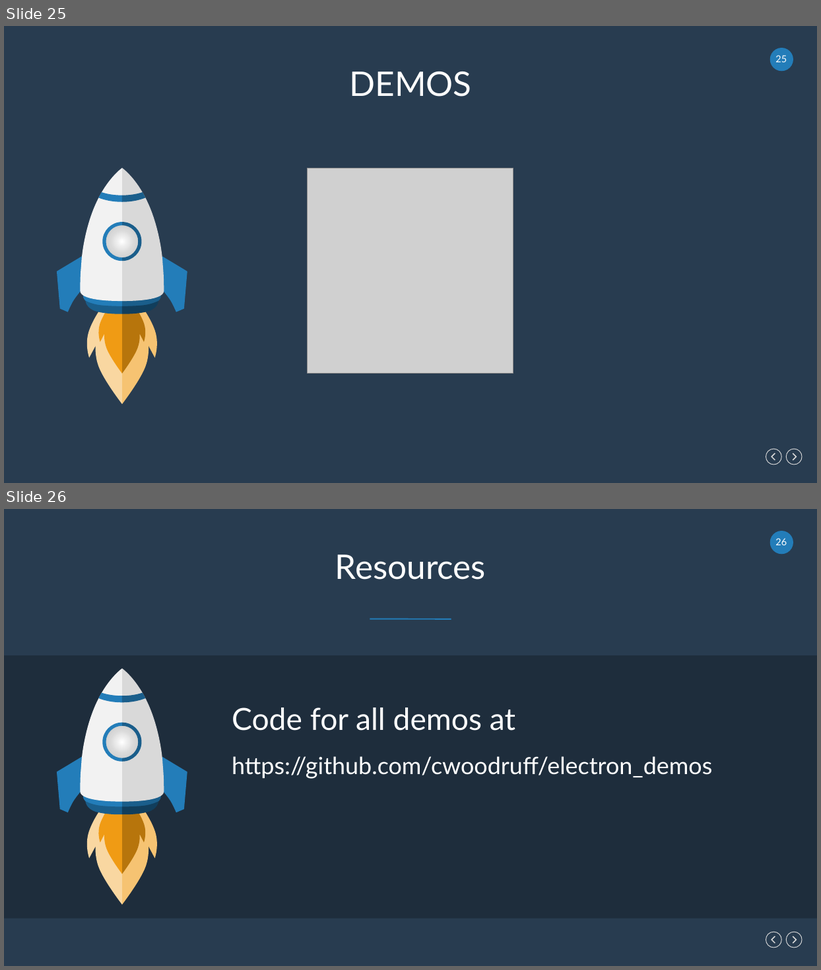
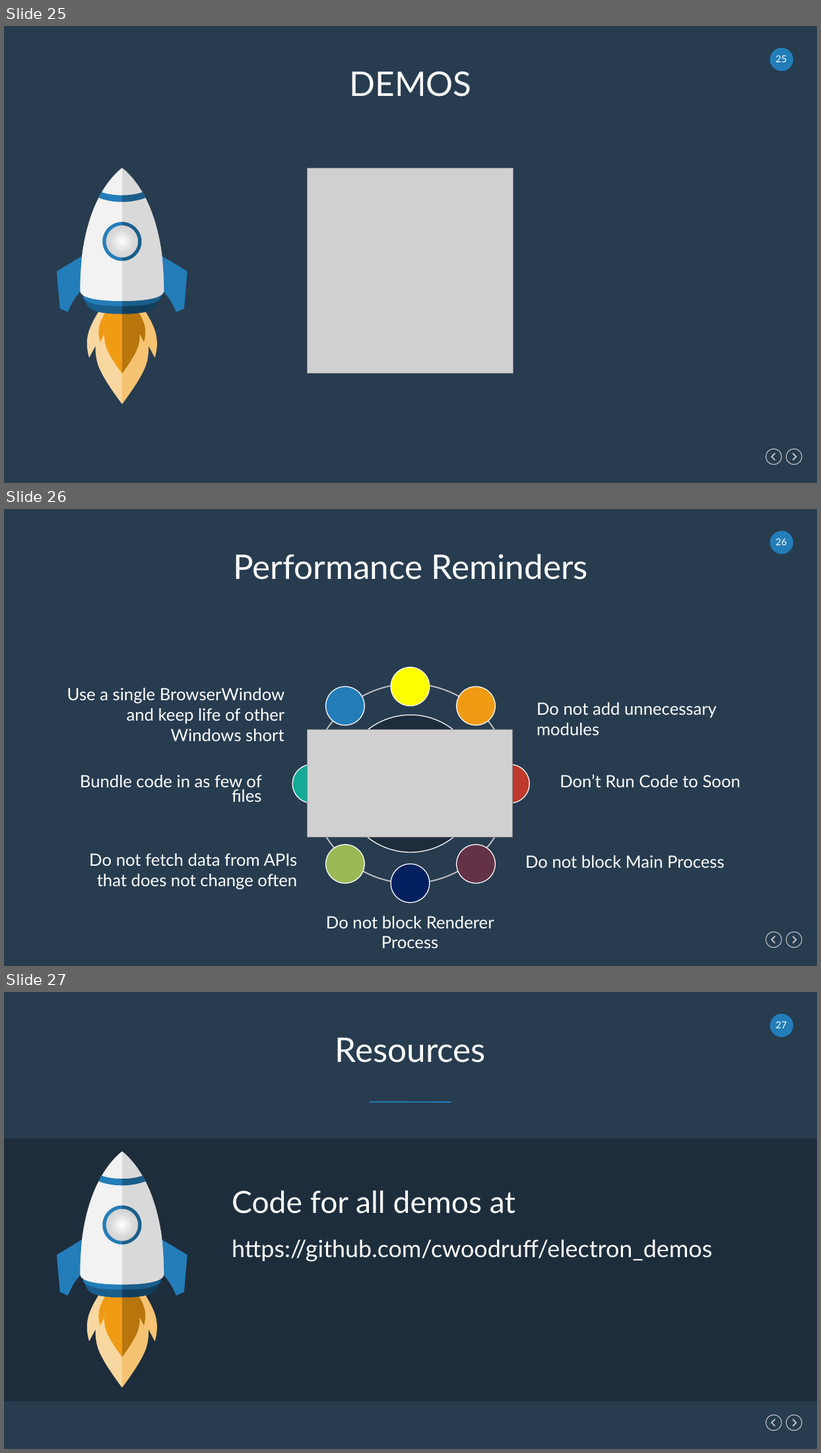
Before and after one commit to cwoodruff/electron_demos, a slide deck: Electron Desktop Development for Web Developers.pptx. Shown one above the other, each under a label of ours: slides 25 and 26 before the commit, slides 25, 26 and 27 after it. The pictures are 821x970 and 821x1453 pixels, drawn with LibreOffice and Linux fonts; fonts in the diff are those of the drawing; grey boxes stand for pictures. Boxes give left, top, right and bottom in pixels: in the first picture for what was removed or moved away, otherwise in the second. Text is boxed around its words. In the diff, an @@ line names an element or a change of style, - is before the commit and + after.

Commit message:
updated slidedeck for presentation

```diff
--- a/Electron Desktop Development for Web Developers.pptx
+++ b/Electron Desktop Development for Web Developers.pptx
@@ slide 26 added at (4, 509, 817, 966), background #283C50; not listed: 6 template elements that a slide beside it also shows @@
@@ text added at (233, 554, 588, 580), 40 pt, text #FFFFFF @@
+Performance Reminders
@@ ellipse added at (311, 684, 510, 883), outline #BFBFBF 1.5 pt @@
@@ ellipse added at (326, 687, 364, 725), fill #237DB9, outline #FFFFFF 1 pt @@
@@ ellipse added at (391, 667, 429, 706), fill #FFFF00, outline #FFFFFF 1 pt @@
@@ ellipse added at (457, 687, 495, 725), fill #F09B14, outline #FFFFFF 1 pt @@
@@ text added at (67, 688, 284, 741), 20 pt, text #FFFFFF @@
+Use a single BrowserWindow and keep life of other Windows short
@@ text added at (537, 702, 717, 735), 20 pt, text #FFFFFF @@
+Do not add unnecessary modules
@@ ellipse added at (342, 715, 479, 852), fill #1E2D3C, outline #FFFFFF 1 pt @@
@@ picture added at (307, 730, 512, 838) @@
@@ ellipse added at (292, 764, 331, 803), fill #14AA96, outline #FFFFFF 1 pt @@
@@ ellipse added at (491, 764, 529, 803), fill #BE392B, outline #FFFFFF 1 pt @@
@@ text added at (80, 775, 261, 802), 20 pt, text #FFFFFF @@
+Bundle code in as few of files
@@ text added at (560, 774, 741, 788), 20 pt, text #FFFFFF @@
+Don’t Run Code to Soon
@@ ellipse added at (326, 845, 364, 883), fill #9BB955, outline #FFFFFF 1 pt @@
@@ ellipse added at (457, 845, 495, 883), fill #643246, outline #FFFFFF 1 pt @@
@@ text added at (89, 854, 298, 890), 20 pt, text #FFFFFF @@
+Do not fetch data from APIs that does not change often
@@ ellipse added at (391, 864, 429, 902), fill #002060, outline #FFFFFF 1 pt @@
@@ text added at (525, 855, 724, 868), 20 pt, text #FFFFFF @@
+Do not block Main Process
@@ text added at (326, 916, 494, 949), 20 pt, text #FFFFFF @@
+Do not block Renderer Process
@@ what was slide 26 is now slide 27 @@
@@ page number at (776, 1021, 787, 1028): text changed @@
-26
+27
```
